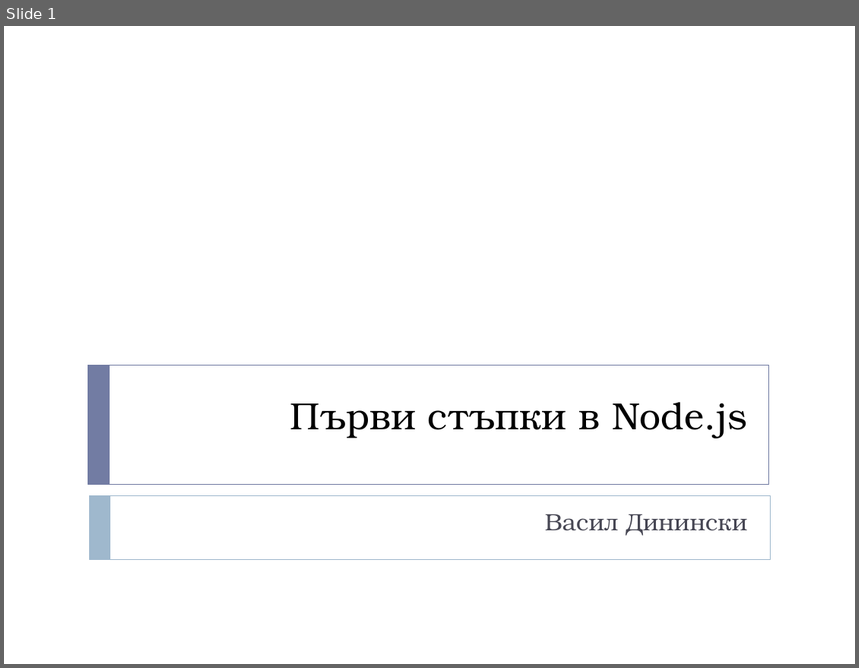
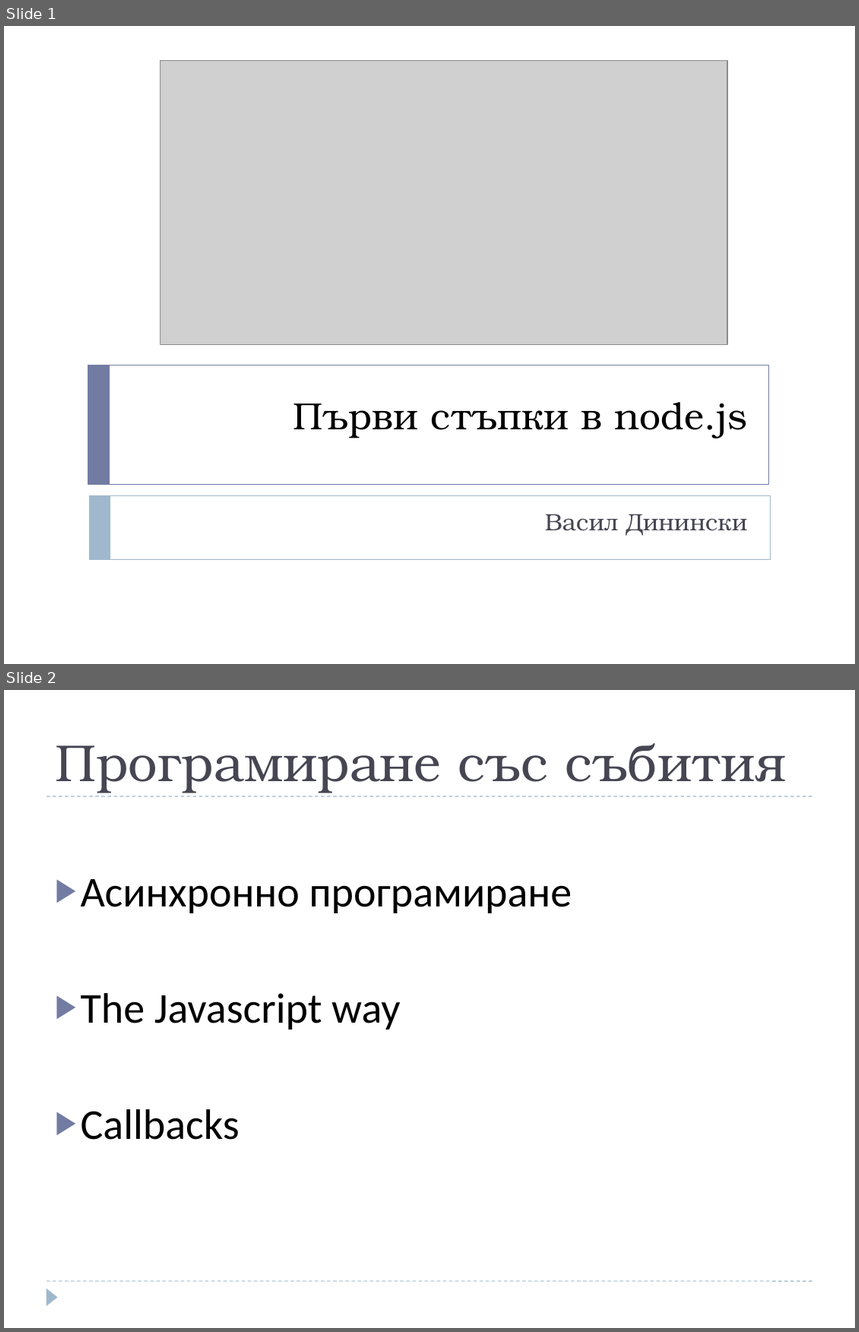
Before and after one commit to dininski/SoftUniConf2014, a slide deck: Presentation/Първи стъпки в Node.pptx. Shown one above the other, each under a label of ours: slide 1 before the commit, slides 1 and 2 after it. The pictures are 859x668 and 859x1332 pixels, drawn with LibreOffice and Linux fonts; fonts in the diff are those of the drawing; grey boxes stand for pictures. Boxes give left, top, right and bottom in pixels: in the first picture for what was removed or moved away, otherwise in the second. Text is boxed around its words. In the diff, an @@ line names an element or a change of style, - is before the commit and + after.

```diff
--- a/Presentation/Първи стъпки в Node.pptx
+++ b/Presentation/Първи стъпки в Node.pptx
@@ slide 2 added at [4,690,855,1328], background #FFFFFF @@
@@ title added at [55,743,786,793], 44 pt, text #464653 @@
+Програмиране със събития
@@ line added from (47, 796) to (813, 796), #9FB8CD 0.75 pt dashed @@
@@ text added at [81,879,572,1140], 36 pt, text #000000 @@
+▶ Асинхронно програмиране
+▶ The Javascript way
+▶ Callbacks
@@ line added from (47, 1281) to (813, 1281), #9FB8CD 0.75 pt dashed @@
@@ triangle added at [47,1288,58,1306], fill #9FB8CD @@
@@ slide 1 changed as well @@
@@ picture added at [160,61,728,344] @@
@@ title at [293,402,747,439]: text changed @@
-Първи стъпки в Node.js
+Първи стъпки в node.js
```
Also in this commit, not shown: 5 other slides added, 1 slide removed, 5 other files.
